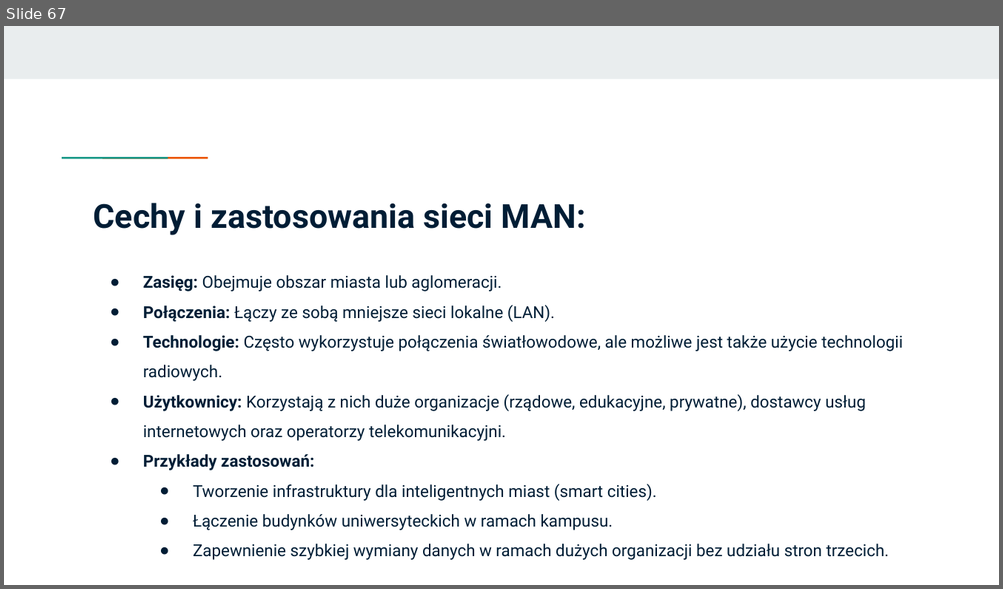
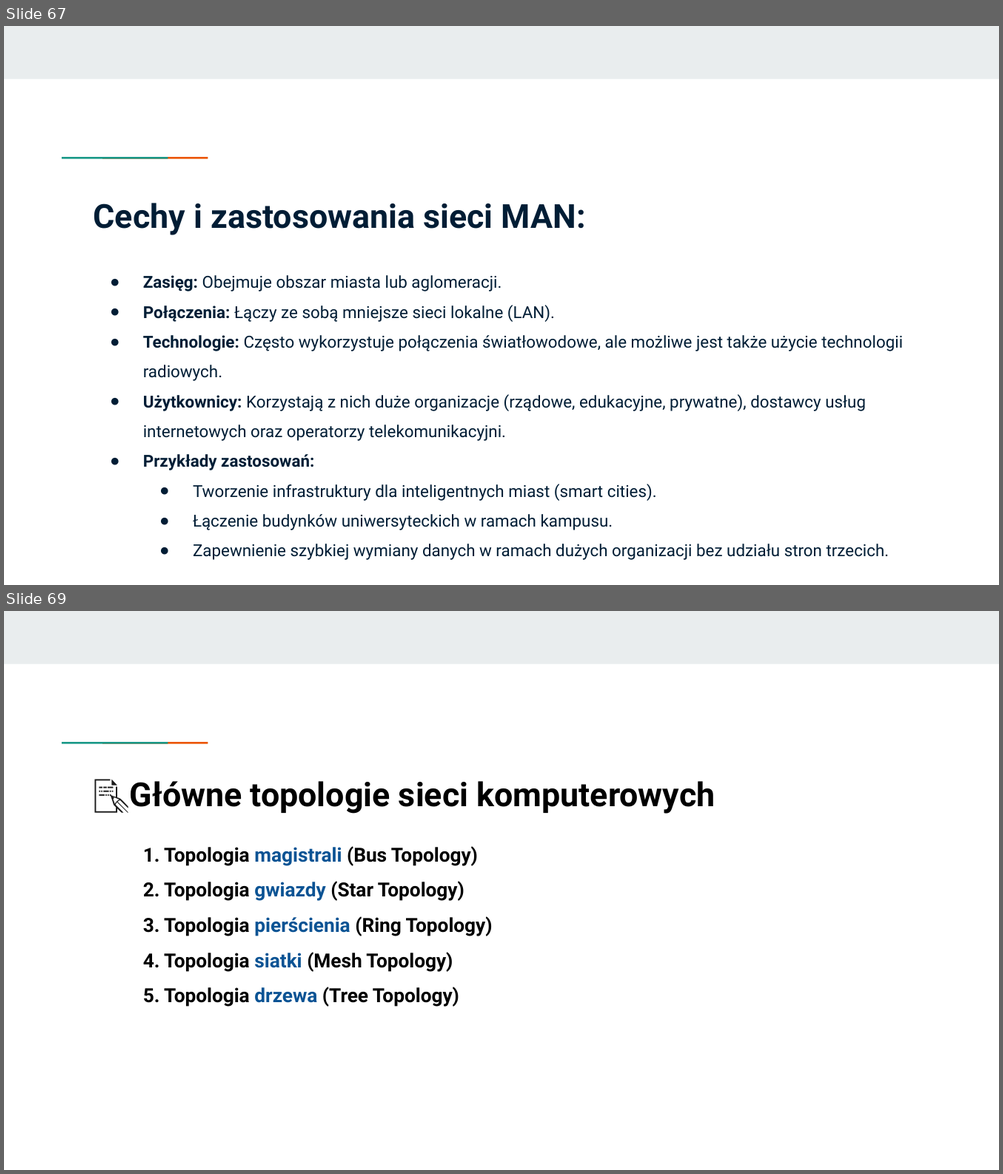
Before and after one commit to KasiaKasia/PRZEDMIOTY, a slide deck: ZASTOSOWANIE_INFORMATYKI/1A-gr_2/Zastosowanie informatyki - 1A gr. 2.pptx. Shown one above the other, each under a label of ours: slide 67 before the commit, slides 67 and 69 after it; the slides between them are not shown. The pictures are 1003x589 and 1003x1174 pixels, drawn with LibreOffice and Linux fonts; fonts in the diff are those of the drawing. Boxes give left, top, right and bottom in pixels: in the first picture for what was removed or moved away, otherwise in the second. Text is boxed around its words. In the diff, an @@ line names an element or a change of style, - is before the commit and + after.

```diff
--- a/ZASTOSOWANIE_INFORMATYKI/1A-gr_2/Zastosowanie informatyki - 1A gr. 2.pptx
+++ b/ZASTOSOWANIE_INFORMATYKI/1A-gr_2/Zastosowanie informatyki - 1A gr. 2.pptx
@@ slide 69 added at (x1=4, y1=611, x2=999, y2=1170), background #FFFFFF; not listed: 3 template elements that a slide beside it also shows @@
@@ title added at (x1=130, y1=781, x2=714, y2=814), 24 pt, text #000000, bold @@
+📝Główne topologie sieci komputerowych
@@ text added at (x1=143, y1=846, x2=492, y2=1007), 14.1 pt, text #000000, bold @@
+1. Topologia magistrali (Bus Topology)
+2. Topologia gwiazdy (Star Topology)
+3. Topologia pierścienia (Ring Topology)
+4. Topologia siatki (Mesh Topology)
+5. Topologia drzewa (Tree Topology)
```
Also in this commit, not shown: 6 slides changed, 7 other slides added, 1 other file.
